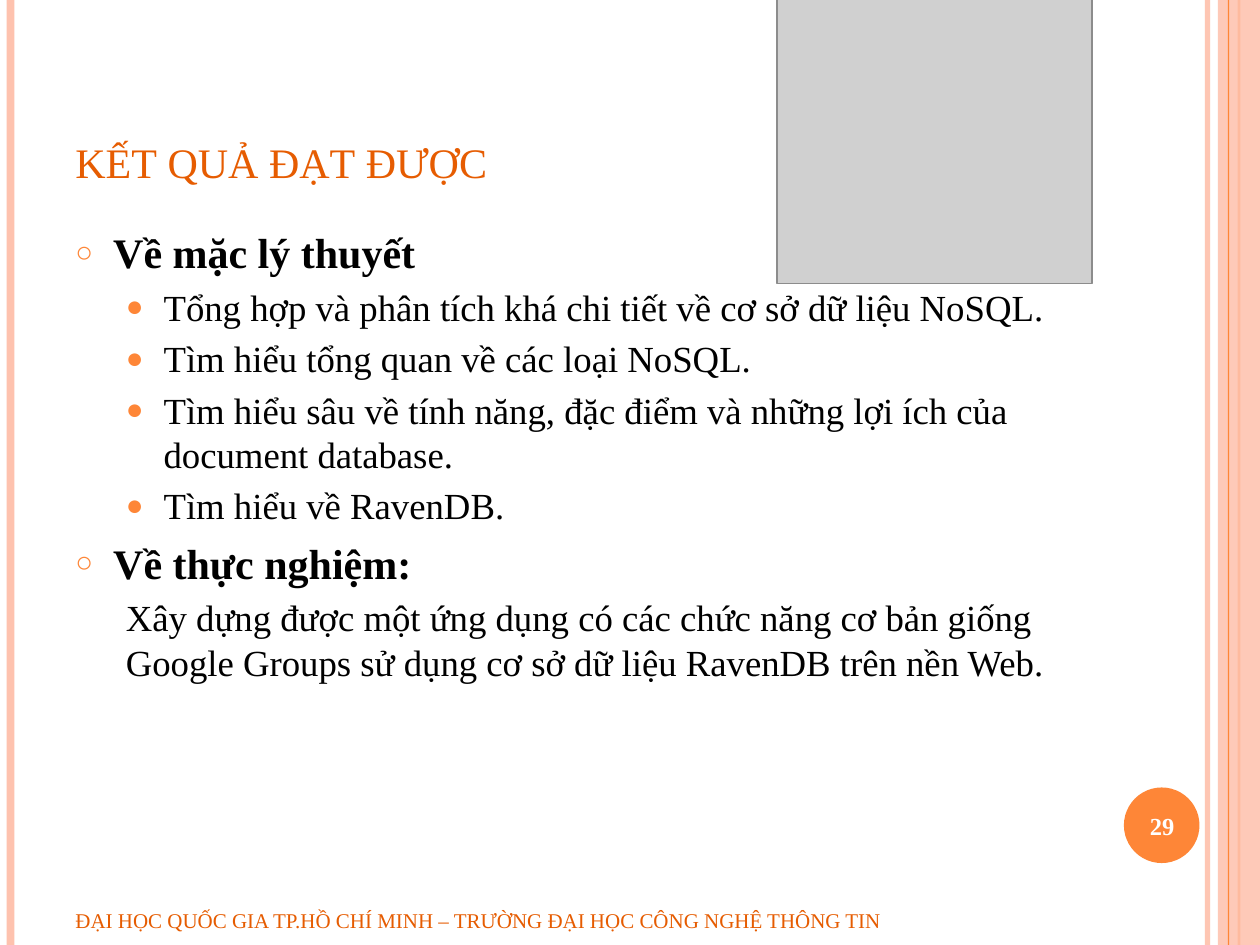
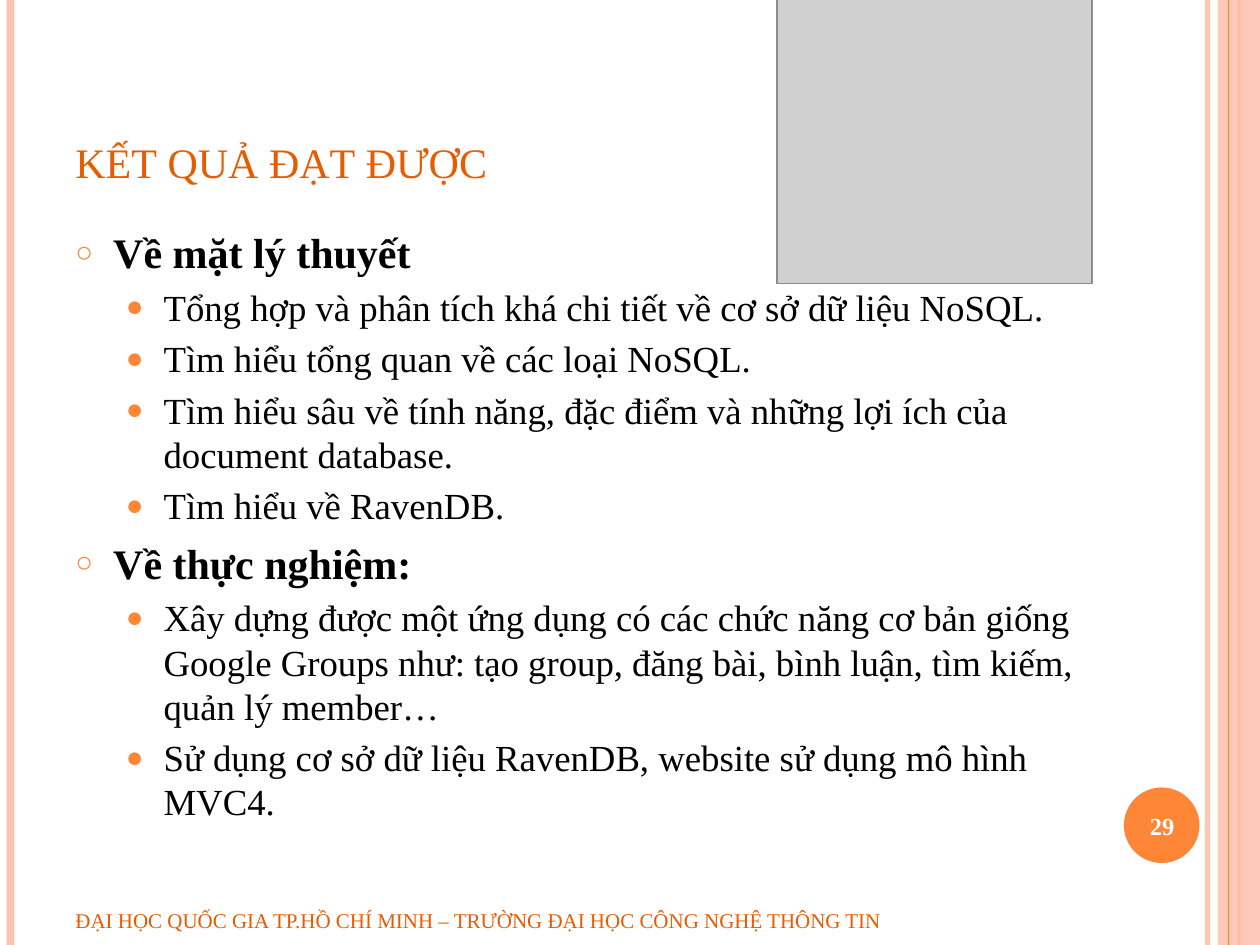
Before and after one commit to geovip/nosqlravendbuit, a slide deck: slide 29 of Document/slide bao cao.pptx. Drawn at 1260x945 pixels with LibreOffice and Linux fonts; fonts in the diff are those of the drawing; grey boxes stand for pictures; background and template pictures are left out. Boxes give left, top, right and bottom in pixels: in the first picture for what was removed or moved away, otherwise in the second. Text is boxed around its words. In the diff, an @@ line names an element or a change of style, - is before the commit and + after.

```diff
--- a/Document/slide bao cao.pptx
+++ b/Document/slide bao cao.pptx
@@ text at box(113, 237, 410, 277): text changed @@
-○ Về mặc lý thuyết
+○ Về mặt lý thuyết
@@ text at box(164, 604, 1073, 816): text changed @@
-  Xây dựng được một ứng dụng có các chức năng cơ bản giống Google Groups sử dụng cơ sở dữ liệu RavenDB trên nền Web.
+  ● Xây dựng được một ứng dụng có các chức năng cơ bản giống Google Groups như: tạo group, đăng bài, bình luận, tìm kiếm, quản lý member…
+  ● Sử dụng cơ sở dữ liệu RavenDB, website sử dụng mô hình MVC4.
```
Also in this commit, not shown: 1 other slide changed, 1 slide removed.
